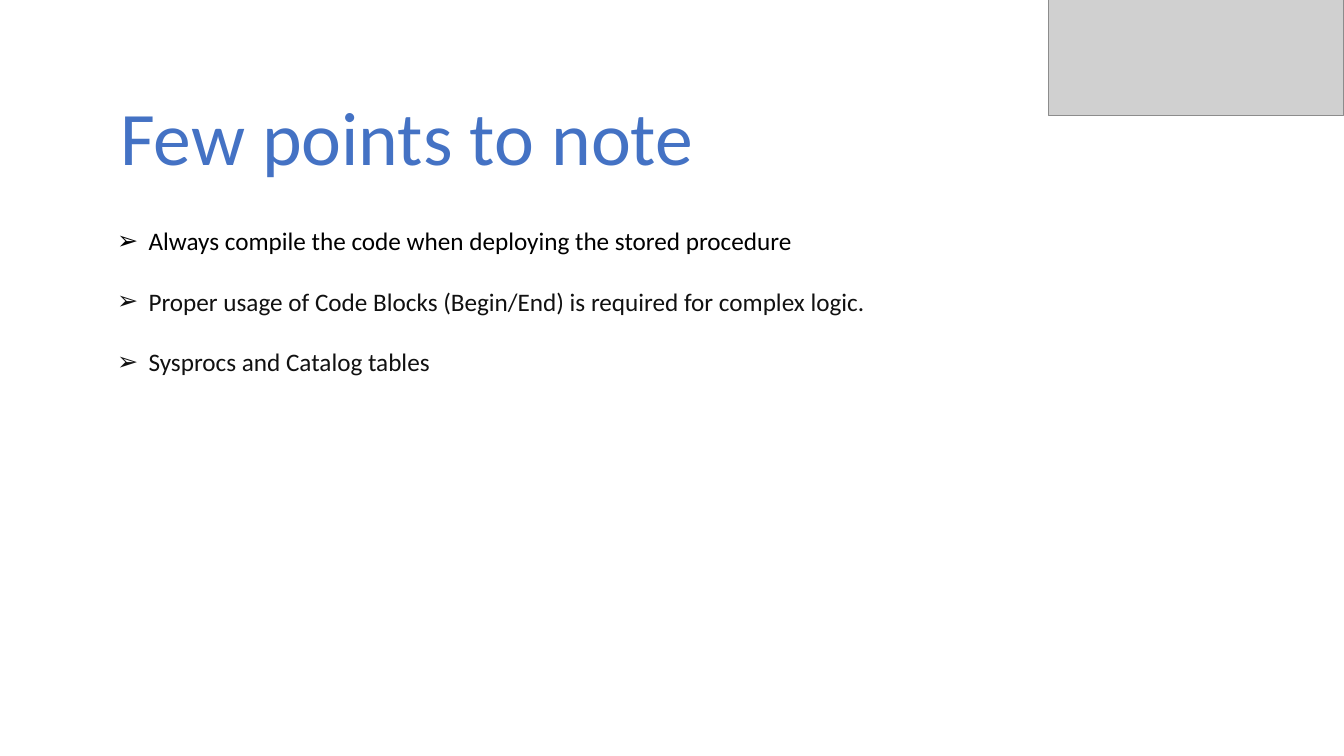
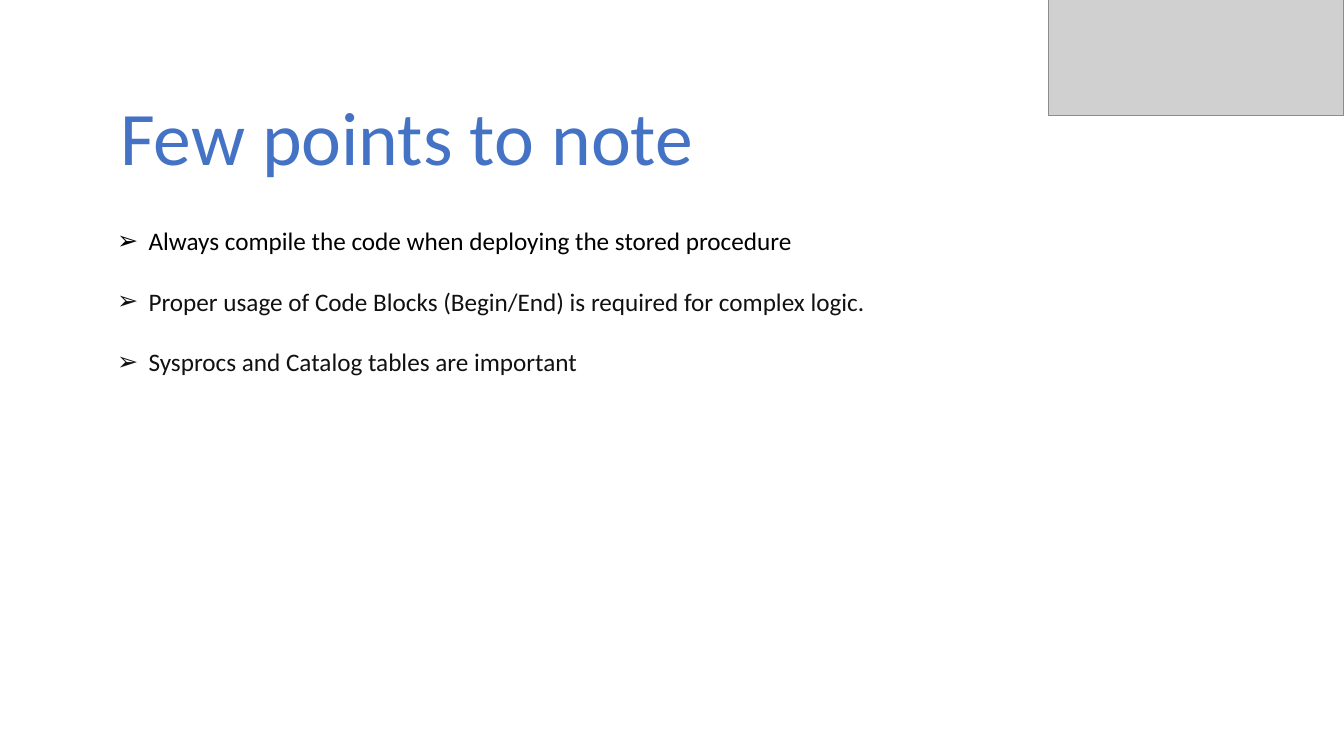
Before and after one commit to ravisankar-PIO/SQL-SP-LnL, a slide deck: slide 23 of IBMi Lunch and Learn Series 2024 - Enhancing Performance with SQL Stored Procedures & UDF.pptx (slide 24 before the commit). Drawn at 1344x756 pixels with LibreOffice and Linux fonts; fonts in the diff are those of the drawing; grey boxes stand for pictures. Boxes give left, top, right and bottom in pixels: in the first picture for what was removed or moved away, otherwise in the second. Text is boxed around its words. In the diff, an @@ line names an element or a change of style, - is before the commit and + after.

```diff
--- a/IBMi Lunch and Learn Series 2024 - Enhancing Performance with SQL Stored Procedures & UDF.pptx
+++ b/IBMi Lunch and Learn Series 2024 - Enhancing Performance with SQL Stored Procedures & UDF.pptx
@@ text at <box>149,353,577,376</box>: text changed @@
-➢ Sysprocs and Catalog tables
+➢ Sysprocs and Catalog tables are important
```
Also in this commit, not shown: 5 other slides changed, 1 slide removed, 1 other file.
